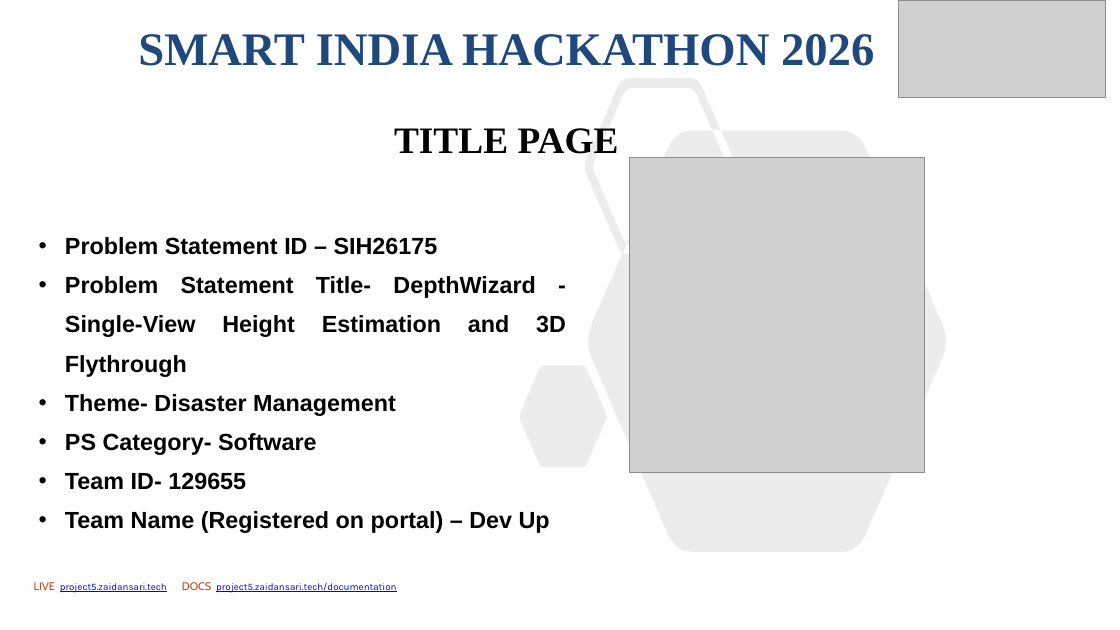
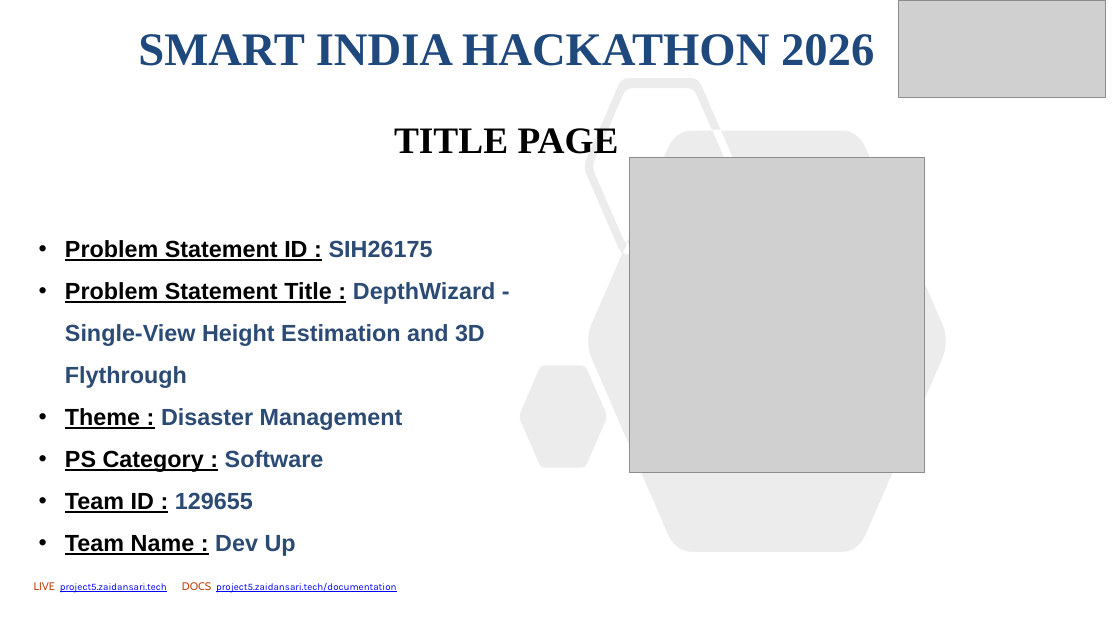
Before and after one commit to zaidnansari2011/sih2026-depthwizard, a slide deck: slide 1 of docs/SIH2026-DevUp-SIH26175-DepthWizard-E.pptx. Drawn at 1120x630 pixels with LibreOffice and Linux fonts; fonts in the diff are those of the drawing; grey boxes stand for pictures. Boxes give left, top, right and bottom in pixels: in the first picture for what was removed or moved away, otherwise in the second. Text is boxed around its words. In the diff, an @@ line names an element or a change of style, - is before the commit and + after.

```diff
--- a/docs/SIH2026-DevUp-SIH26175-DepthWizard-E.pptx
+++ b/docs/SIH2026-DevUp-SIH26175-DepthWizard-E.pptx
@@ text at (65,238,495,556): text changed; text colour #000000 to #2B4A74 @@
-• Problem Statement ID – SIH26175
-• Problem Statement Title- DepthWizard - Single-View Height Estimation and 3D Flythrough
-• Theme- Disaster Management
-• PS Category- Software
-• Team ID- 129655
-• Team Name (Registered on portal) – Dev Up
+• Problem Statement ID : SIH26175
+• Problem Statement Title : DepthWizard - Single-View Height Estimation and 3D Flythrough
+• Theme : Disaster Management
+• PS Category : Software
+• Team ID : 129655
+• Team Name : Dev Up
```
Also in this commit, not shown: 2 other files.
